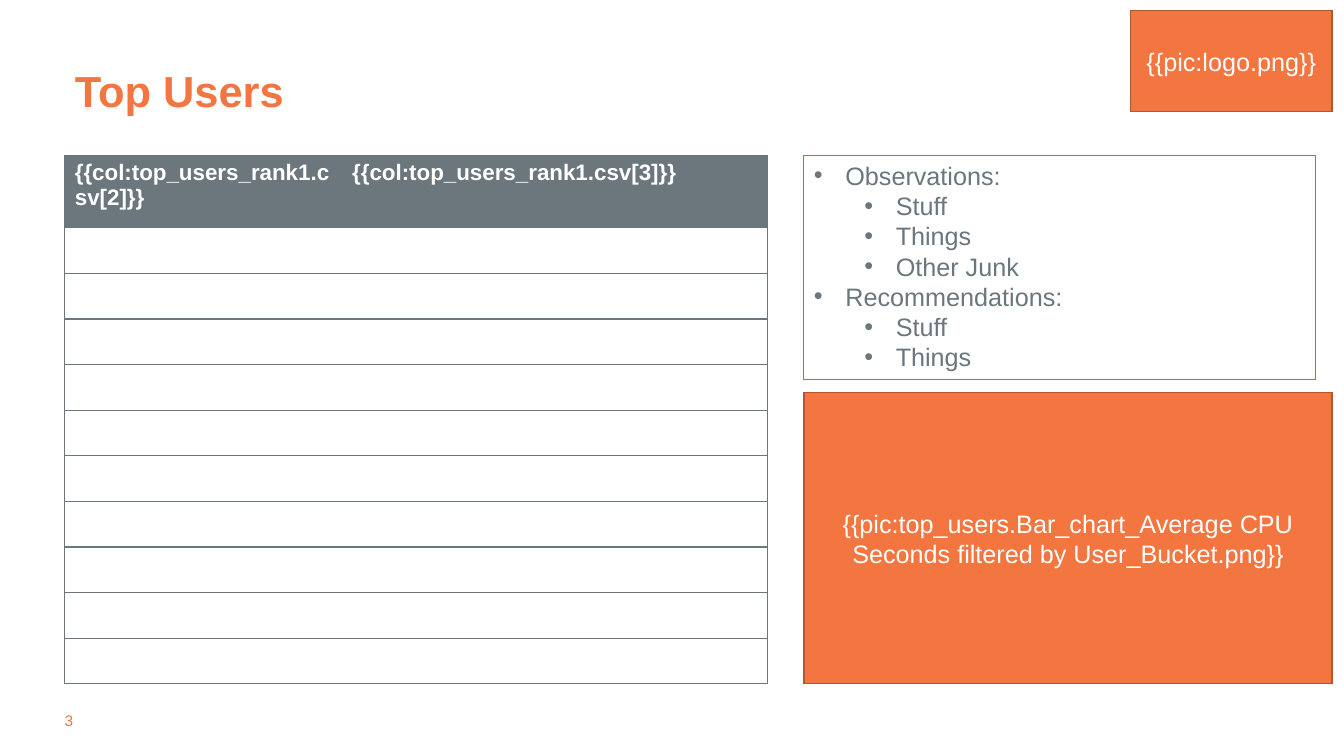
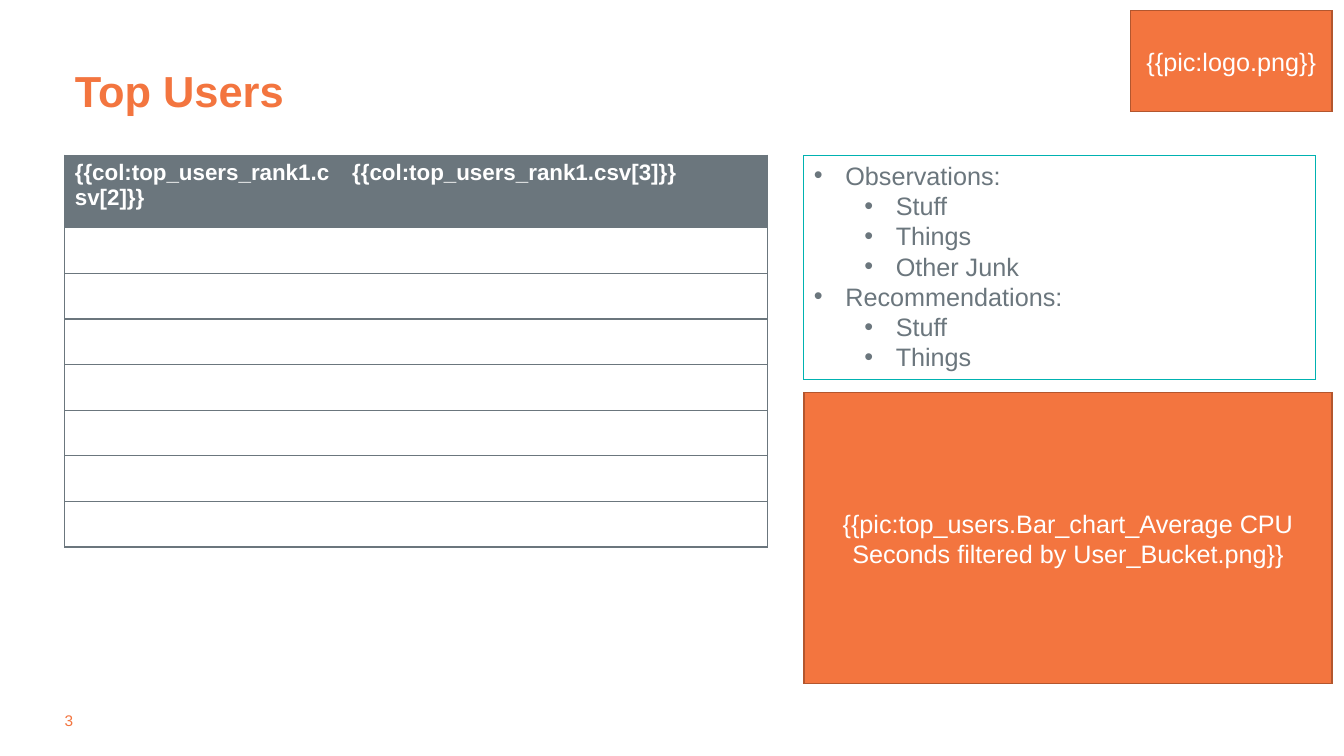
Before and after one commit to tdcoa/sql, a slide deck: slide 3 of filesets/success_plan/success_plan.pptx. Drawn at 1344x756 pixels with LibreOffice and Linux fonts; fonts in the diff are those of the drawing; background and template pictures are left out. Boxes give left, top, right and bottom in pixels: in the first picture for what was removed or moved away, otherwise in the second. Text is boxed around its words. In the diff, an @@ line names an element or a change of style, - is before the commit and + after.

Commit message:
adjusted pptx table to correct number of rows to work-around bug

```diff
--- a/filesets/success_plan/success_plan.pptx
+++ b/filesets/success_plan/success_plan.pptx
@@ table at [65,155,767,547] @@
-row 9:  | 
-row 10:  | 
-row 11:  | 
```
